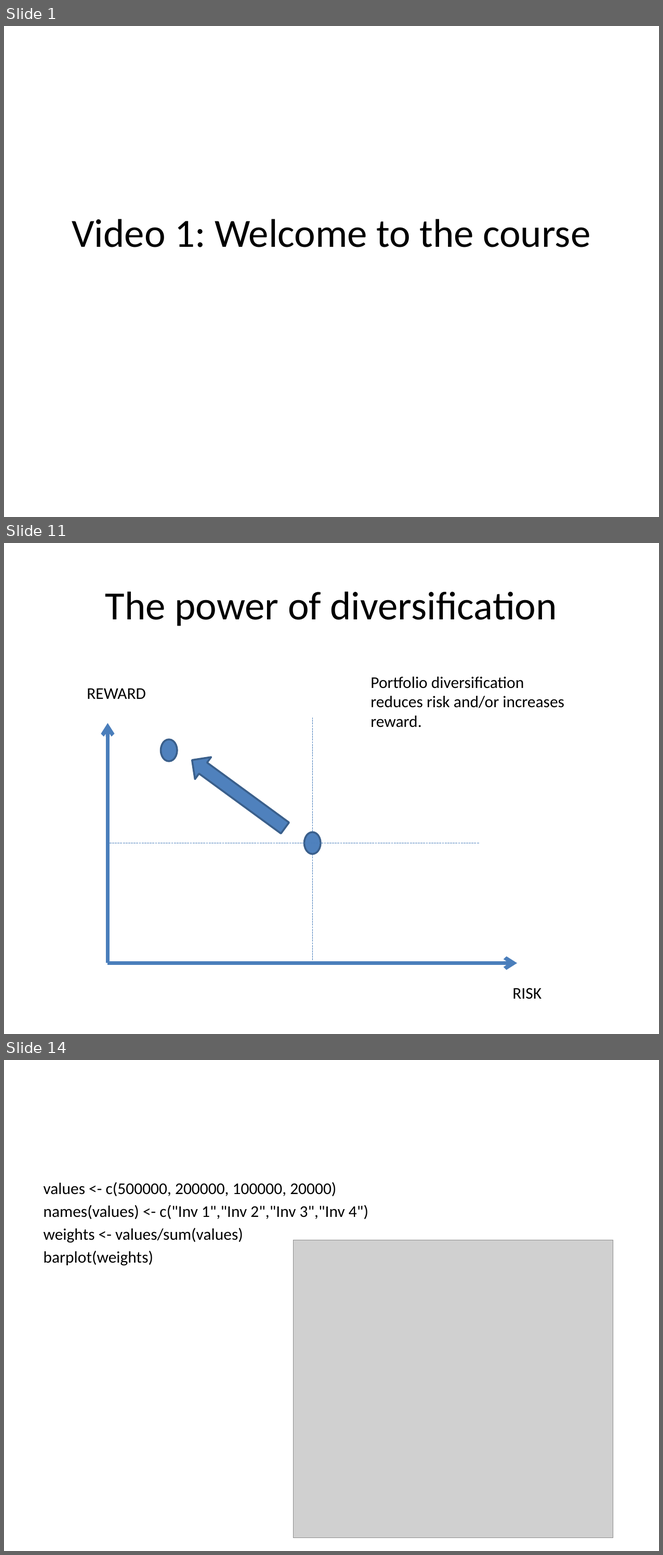
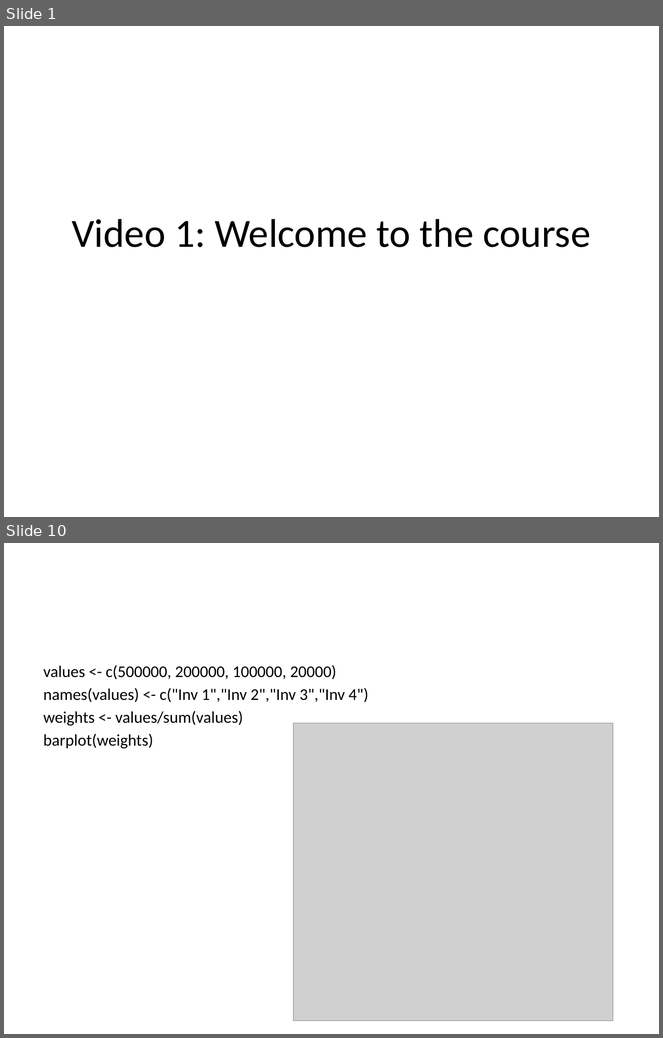
Before and after one commit to saciestudio/courses-intro-portfolio-analysis, a slide deck: scripts/Chapter1.pptx. Shown one above the other, each under a label of ours: slides 1, 11 and 14 before the commit, slides 1 and 10 after it; the slides between them are not shown. The pictures are 663x1555 and 663x1038 pixels, drawn with LibreOffice and Linux fonts; fonts in the diff are those of the drawing; grey boxes stand for pictures. Boxes give left, top, right and bottom in pixels: in the first picture for what was removed or moved away, otherwise in the second. Text is boxed around its words. In the diff, an @@ line names an element or a change of style, - is before the commit and + after.

```diff
--- a/scripts/Chapter1.pptx
+++ b/scripts/Chapter1.pptx
@@ slide 11 removed at [4, 543, 659, 1034], background #FFFFFF @@
@@ title removed at [105, 591, 557, 626] @@
-The power of diversification
@@ text removed at [371, 677, 565, 728] @@
-Portfolio diversification reduces risk and/or increases reward.
@@ text removed at [87, 688, 146, 699] @@
-REWARD
@@ arrow removed from (107, 964) to (107, 723) @@
@@ line removed from (312, 964) to (312, 718) @@
@@ ellipse removed at [161, 740, 177, 761] @@
@@ down arrow removed at [184, 749, 293, 840] @@
@@ ellipse removed at [304, 833, 321, 854] @@
@@ line removed from (479, 843) to (107, 843) @@
@@ arrow removed from (107, 964) to (517, 964) @@
@@ text removed at [513, 988, 542, 1000] @@
-RISK
@@ what was slide 14 is now slide 10 @@
```
Also in this commit, not shown: 7 slides changed, 12 slides added, 16 other slides removed, 1 other file.
